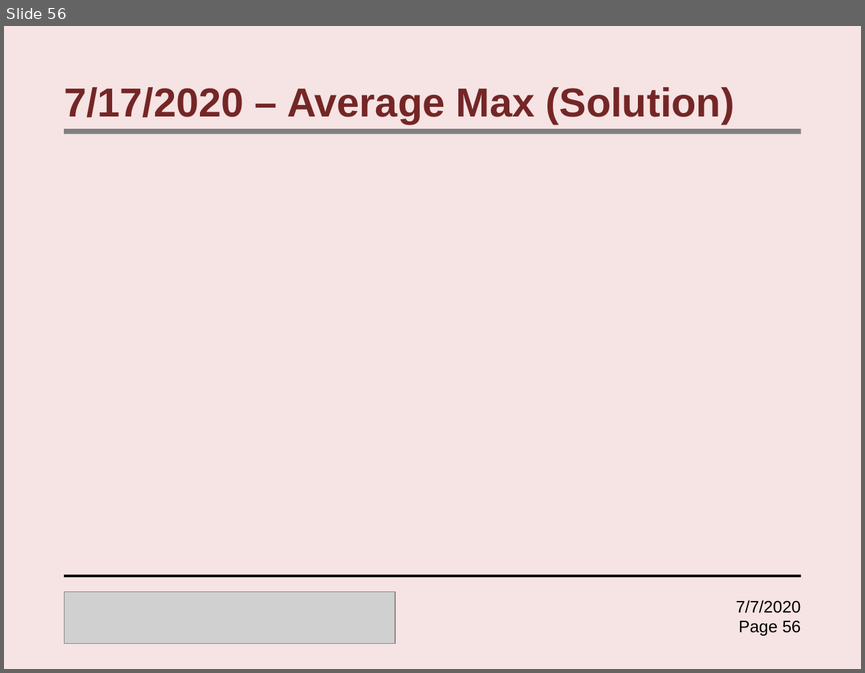
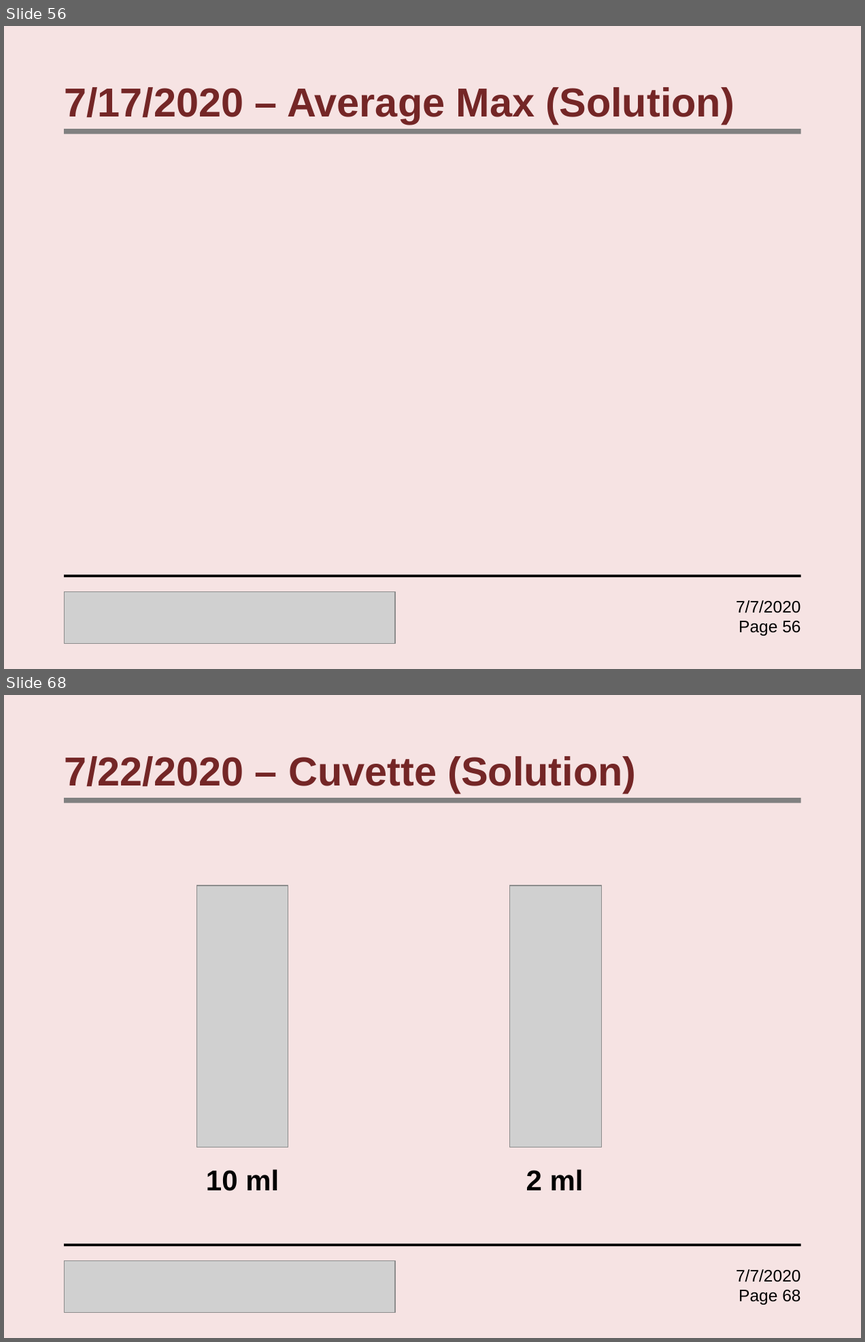
Before and after one commit to Samyak-code/Instructorfiles, a slide deck: lectures/extra/RacecarRiddles.pptx. Shown one above the other, each under a label of ours: slide 56 before the commit, slides 56 and 68 after it; the slides between them are not shown. The pictures are 865x673 and 865x1342 pixels, drawn with LibreOffice and Linux fonts; fonts in the diff are those of the drawing; grey boxes stand for pictures. Boxes give left, top, right and bottom in pixels: in the first picture for what was removed or moved away, otherwise in the second. Text is boxed around its words. In the diff, an @@ line names an element or a change of style, - is before the commit and + after.

```diff
--- a/lectures/extra/RacecarRiddles.pptx
+++ b/lectures/extra/RacecarRiddles.pptx
@@ slide 68 added at bbox=[4, 695, 861, 1338], background #F6E3E3 @@
@@ title added at bbox=[64, 756, 636, 793], 34 pt, text #742626, bold @@
+7/22/2020 – Cuvette (Solution)
@@ rectangle added at bbox=[64, 798, 801, 803], fill #808080 @@
@@ picture added at bbox=[197, 885, 288, 1147] @@
@@ rectangle added at bbox=[198, 885, 284, 1142], fill #00B0F0 @@
@@ picture added at bbox=[509, 885, 601, 1147] @@
@@ text added at bbox=[206, 1169, 279, 1191], 24 pt, text #000000, bold @@
+10 ml
@@ text added at bbox=[526, 1169, 583, 1190], 24 pt, text #000000, bold @@
+2 ml
@@ rectangle added at bbox=[64, 1243, 801, 1246], fill #000000 @@
@@ picture added at bbox=[64, 1261, 395, 1312] @@
@@ text added at bbox=[736, 1269, 800, 1304], 14 pt, text #000000 @@
+7/7/2020
+Page 68
```
Also in this commit, not shown: 51 other slides added.
